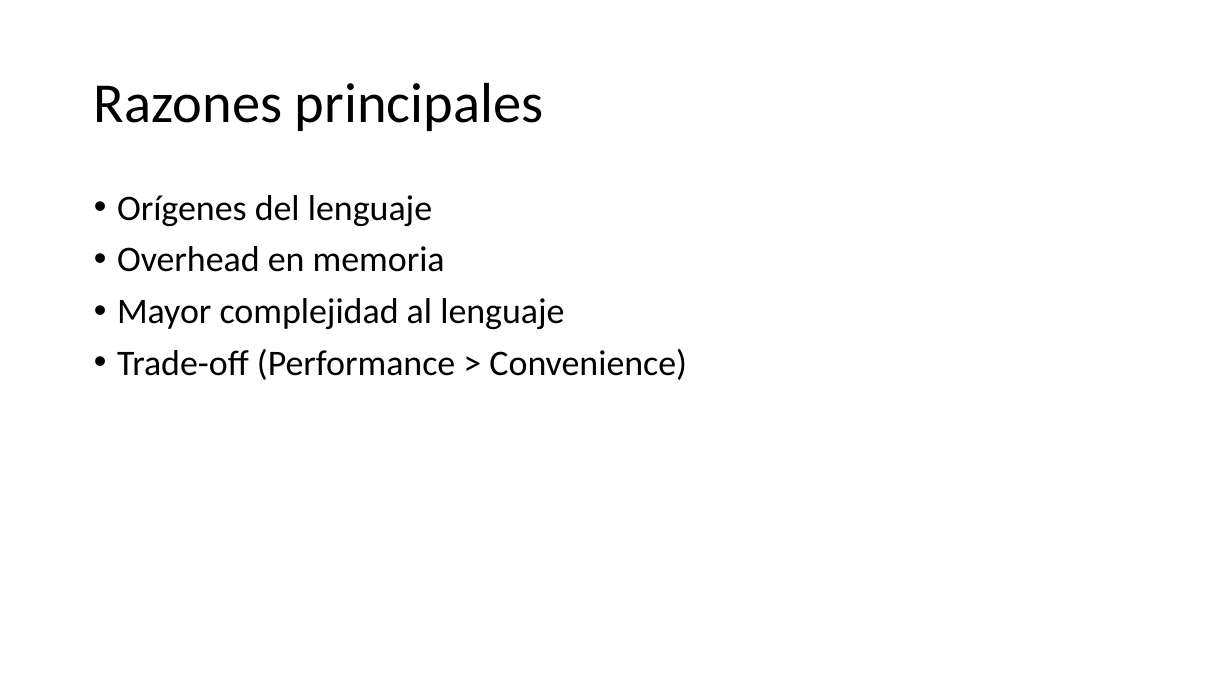
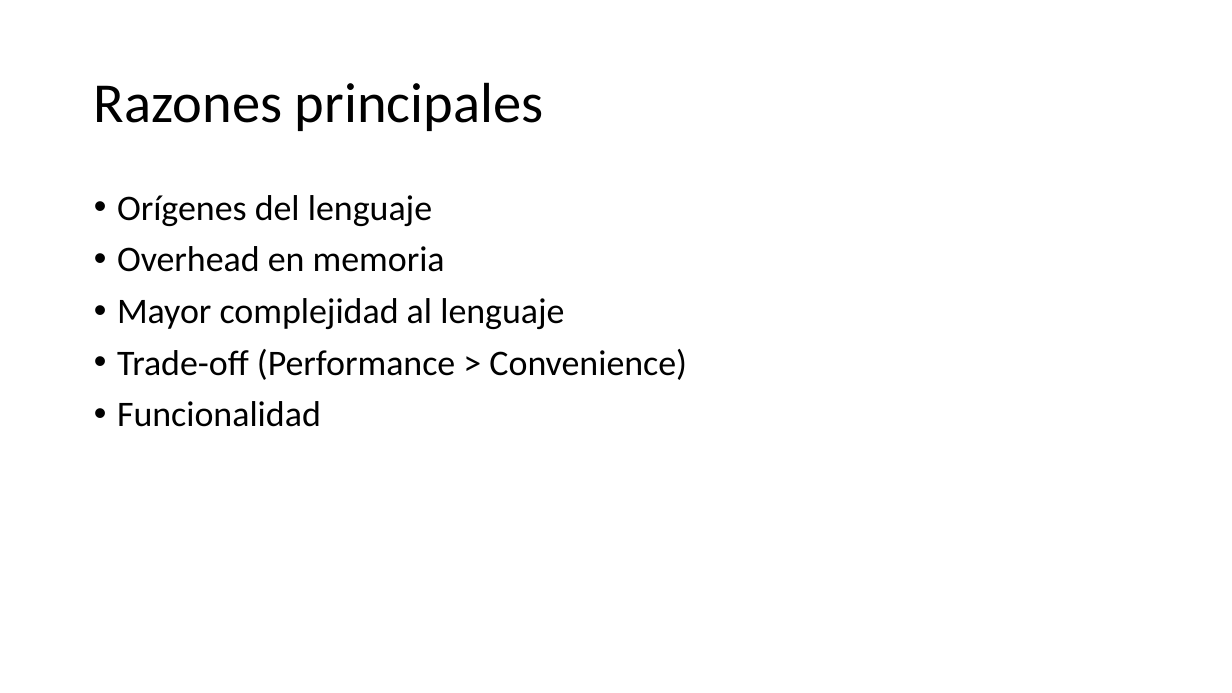
Before and after one commit to kfilella/Investigacion-Garbage-C, a slide deck: slide 2 of Recolección de Basura en C.pptx. Drawn at 1232x693 pixels with LibreOffice and Linux fonts; fonts in the diff are those of the drawing. Boxes give left, top, right and bottom in pixels: in the first picture for what was removed or moved away, otherwise in the second. Text is boxed around its words. In the diff, an @@ line names an element or a change of style, - is before the commit and + after.

```diff
--- a/Recolección de Basura en C.pptx
+++ b/Recolección de Basura en C.pptx
@@ text at bbox=[117, 401, 321, 427]: paragraph added @@
+• Funcionalidad
```
Also in this commit, not shown: 2 other slides changed, 1 slide removed.
